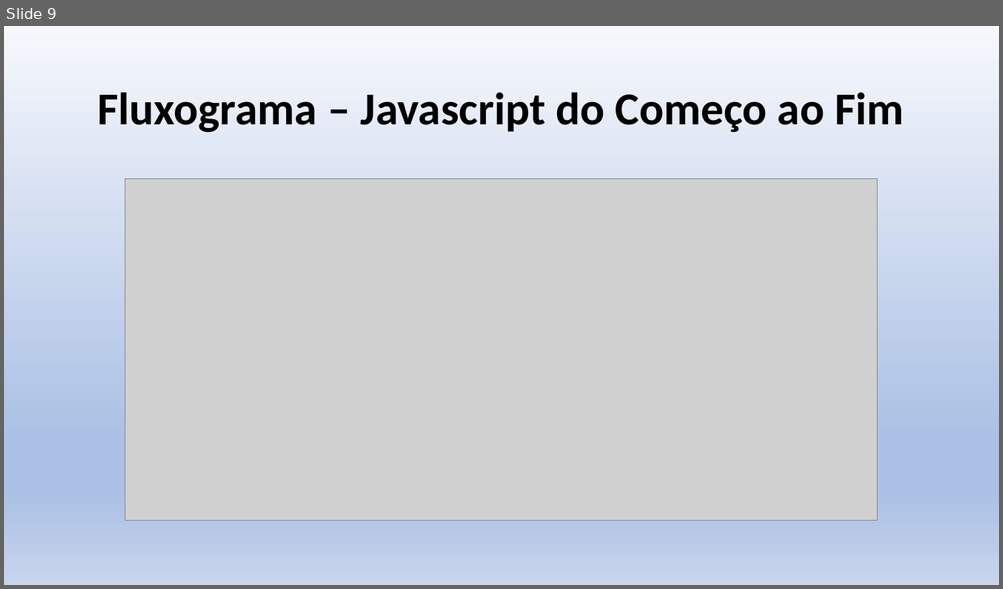
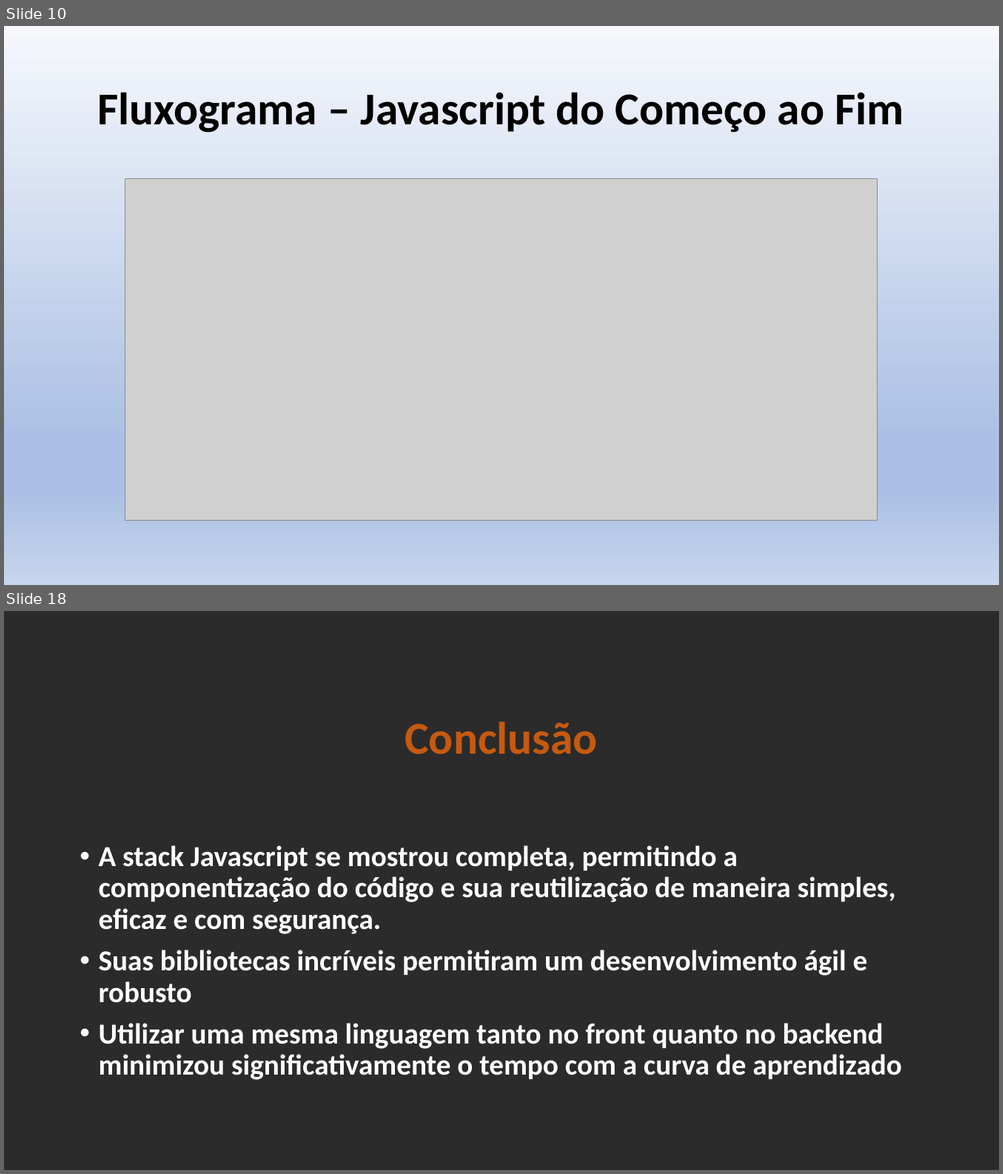
Before and after one commit to bprates10/banda-mestra-web, a slide deck: Banda Mestra Ap1.pptx. Shown one above the other, each under a label of ours: slide 9 before the commit, slides 10 and 18 after it; the slides between them are not shown. The pictures are 1003x589 and 1003x1174 pixels, drawn with LibreOffice and Linux fonts; fonts in the diff are those of the drawing; grey boxes stand for pictures; background and template pictures are left out; a plain dark background stands for a picture behind light text. Boxes give left, top, right and bottom in pixels: in the first picture for what was removed or moved away, otherwise in the second. Text is boxed around its words. In the diff, an @@ line names an element or a change of style, - is before the commit and + after.

```diff
--- a/Banda Mestra Ap1.pptx
+++ b/Banda Mestra Ap1.pptx
@@ slide 18 added at bbox=[4, 611, 999, 1170], background picture (left out) @@
@@ title added at bbox=[404, 722, 597, 755], 44 pt, text #C55A11, bold @@
+Conclusão
@@ text added at bbox=[99, 846, 902, 1080], 28 pt, text #FFFFFF, bold @@
+• A stack Javascript se mostrou completa, permitindo a componentização do código e sua reutilização de maneira simples, eficaz e com segurança.
+• Suas bibliotecas incríveis permitiram um desenvolvimento ágil e robusto
+• Utilizar uma mesma linguagem tanto no front quanto no backend minimizou significativamente o tempo com a curva de aprendizado
@@ what was slide 9 is now slide 10 @@
```
Also in this commit, not shown: 10 slides changed, 5 other slides added, 1 slide removed, 6 other files.
